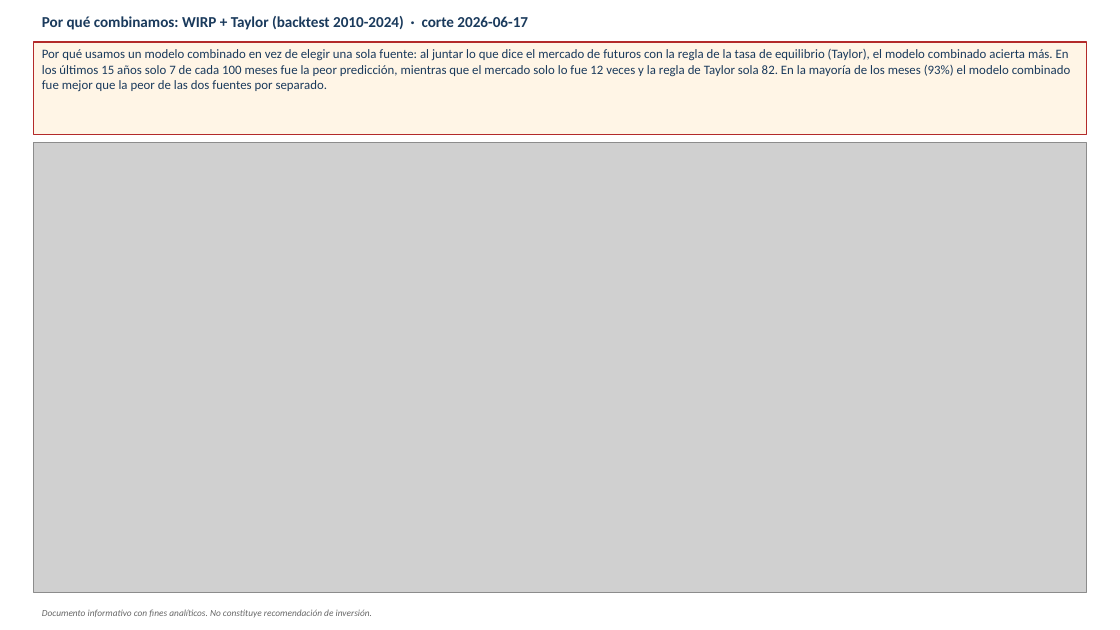
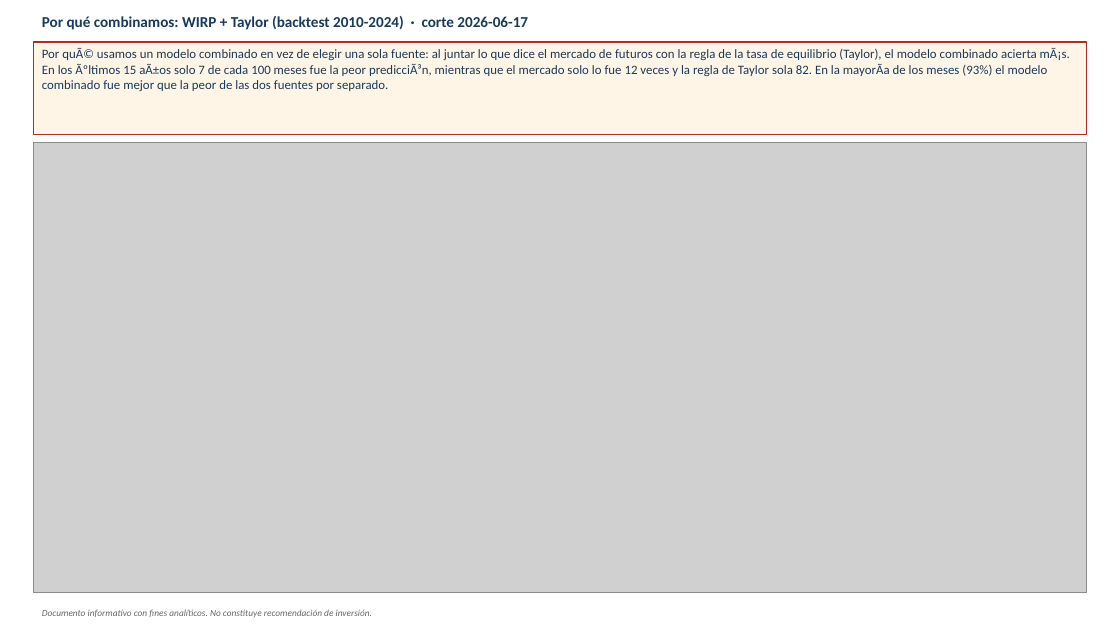
Before and after one commit to andresborrerom/credito_Panama, a slide deck: slide 3 of docs/informativa/outputs/2026-06-17/deck_informativa_2026-06-17.pptx. Drawn at 1120x630 pixels with LibreOffice and Linux fonts; fonts in the diff are those of the drawing; grey boxes stand for pictures. Boxes give left, top, right and bottom in pixels: in the first picture for what was removed or moved away, otherwise in the second. Text is boxed around its words. In the diff, an @@ line names an element or a change of style, - is before the commit and + after.

```diff
--- a/docs/informativa/outputs/2026-06-17/deck_informativa_2026-06-17.pptx
+++ b/docs/informativa/outputs/2026-06-17/deck_informativa_2026-06-17.pptx
@@ text in rectangle at bbox=[42, 48, 1070, 91]: text changed @@
-Por qué usamos un modelo combinado en vez de elegir una sola fuente: al juntar lo que dice el mercado de futuros con la regla de la tasa de equilibrio (Taylor), el modelo combinado acierta más. En los últimos 15 años solo 7 de cada 100 meses fue la peor predicción, mientras que el mercado solo lo fue 12 veces y la regla de Taylor sola 82. En la mayoría de los meses (93%) el modelo combinado fue mejor que la peor de las dos fuentes por separado.
+Por quÃ© usamos un modelo combinado en vez de elegir una sola fuente: al juntar lo que dice el mercado de futuros con la regla de la tasa de equilibrio (Taylor), el modelo combinado acierta mÃ¡s. En los Ãºltimos 15 aÃ±os solo 7 de cada 100 meses fue la peor predicciÃ³n, mientras que el mercado solo lo fue 12 veces y la regla de Taylor sola 82. En la mayorÃa de los meses (93%) el modelo combinado fue mejor que la peor de las dos fuentes por separado.
```
Also in this commit, not shown: 6 other slides changed.
